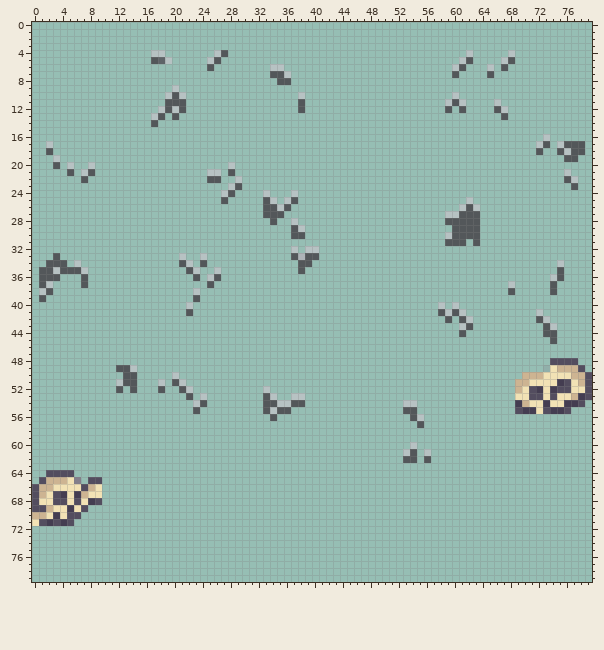
Sprite sheet -- src/assets/tiles/floor_decorators.png. Above, as it was before the edit.
The file is 80x80 pixels. Colours within 5 levels of each other are drawn and written as one.
Once edited:
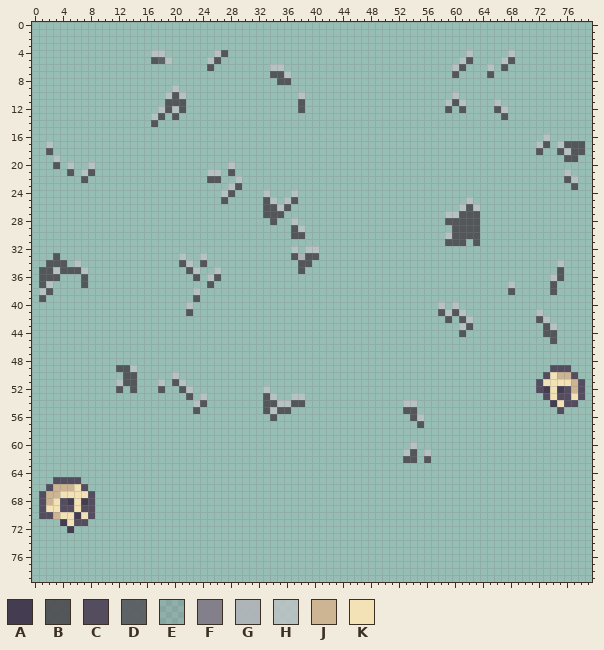
Palette (. is transparent): A #443d51  B #4a494de0  C #534d5f  D #57585ee3  E #837f8b3e  F #837f8b  G #aeb4b8fb  H #bbc2c5e0  J #cdb492  K #f2e2b5
What changed:
@@ x 67..79 @@
 47 .............
-48 .......CCCC..
-49 ......EKJJJC.
-50 ...JJJKKKKJJC
-51 ..JJKKKKACKJC
-52 ..JKCAKACCKKC
-53 ..KKCCKCKKJAC
-54 ..AJKKAKKAAC.
-55 ..CAAKCAAC...
+48 .............
+49 .......CCC...
+50 ......CKJJC..
+51 .....CKKKKJC.
+52 .....CAKACJC.
+53 ......CKCCKC.
+54 .......AKCC..
+55 ........C....
 56 .............
@@ x 0..11 @@
 63 ............
-64 ..CCCC......
-65 .CJJJKF.CC..
-66 CJJKKKKCJK..
-67 CJKCAKAJKK..
-68 CKKCCKCKAC..
-69 CCJKKAKC....
-70 JJKAKCC.....
-71 KCACAC......
-72 ............
+64 ............
+65 ...CCCC.....
+66 ..CJJJKC....
+67 .CJJKKKKC...
+68 .CJKCAKAC...
+69 .CKKCCKCC...
+70 .CCJKKAKC...
+71 ....AKCC....
+72 .....A......
 73 ............
Pixel boxes of the changes (left, top, right, bottom) in both pictures:
changed: (515, 358, 592, 414)
changed: (32, 470, 102, 533)
